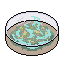
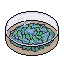
Layer changes from the first 64×64 image to the second:
added layer "bluedot" above "oxygen" over left=12, top=26, right=51, bottom=47
added layer "oxygen" above "electro" over left=9, top=23, right=55, bottom=52
hid "electro" over left=12, top=16, right=51, bottom=49
hid "electric" over left=10, top=23, right=54, bottom=51
